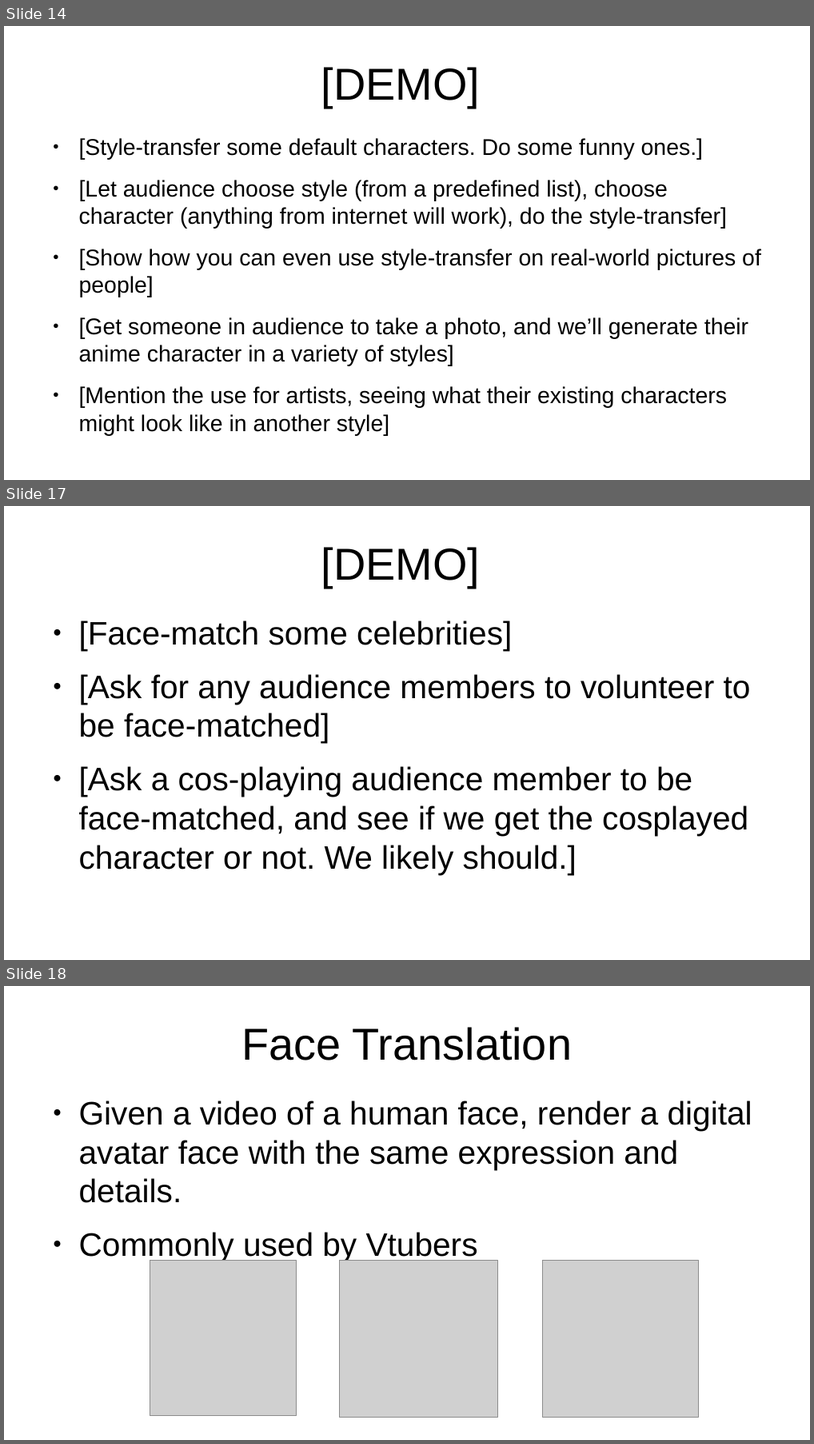
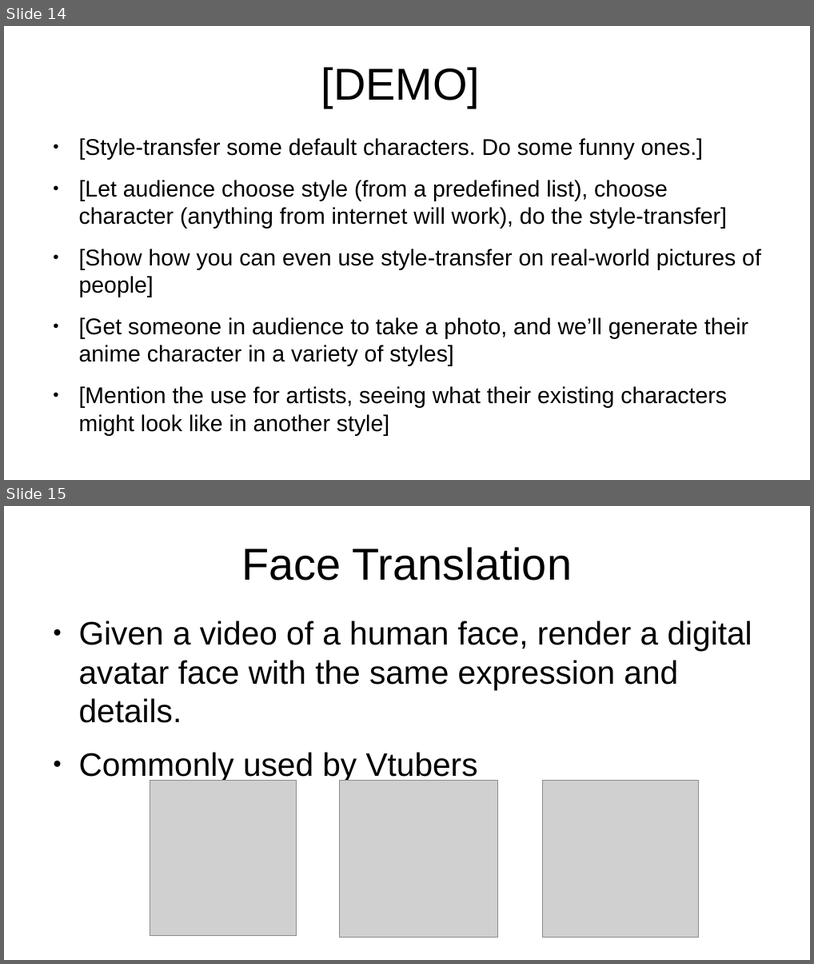
Before and after one commit to kkokilep/Cant-Spell-Anime-Without-AI, a slide deck: presentation/presentation-0.odp. Shown one above the other, each under a label of ours: slides 14, 17 and 18 before the commit, slides 14 and 15 after it; the slides between them are not shown. The pictures are 814x1444 and 814x964 pixels, drawn with LibreOffice and Linux fonts; fonts in the diff are those of the drawing; grey boxes stand for pictures. Boxes give left, top, right and bottom in pixels: in the first picture for what was removed or moved away, otherwise in the second. Text is boxed around its words. In the diff, an @@ line names an element or a change of style, - is before the commit and + after.

```diff
--- a/presentation/presentation-0.odp
+++ b/presentation/presentation-0.odp
@@ slide 17 removed at bbox=[4, 506, 810, 960], background #FFFFFF @@
@@ title removed at bbox=[322, 547, 480, 588] @@
-[DEMO]
@@ text removed at bbox=[79, 620, 751, 874] @@
-● [Face-match some celebrities]
-● [Ask for any audience members to volunteer to be face-matched]
-● [Ask a cos-playing audience member to be face-matched, and see if we get the cosplayed character or not. We likely should.]
@@ what was slide 18 is now slide 15 @@
```
Also in this commit, not shown: 2 slides changed, 2 other slides removed, 2 other files.
